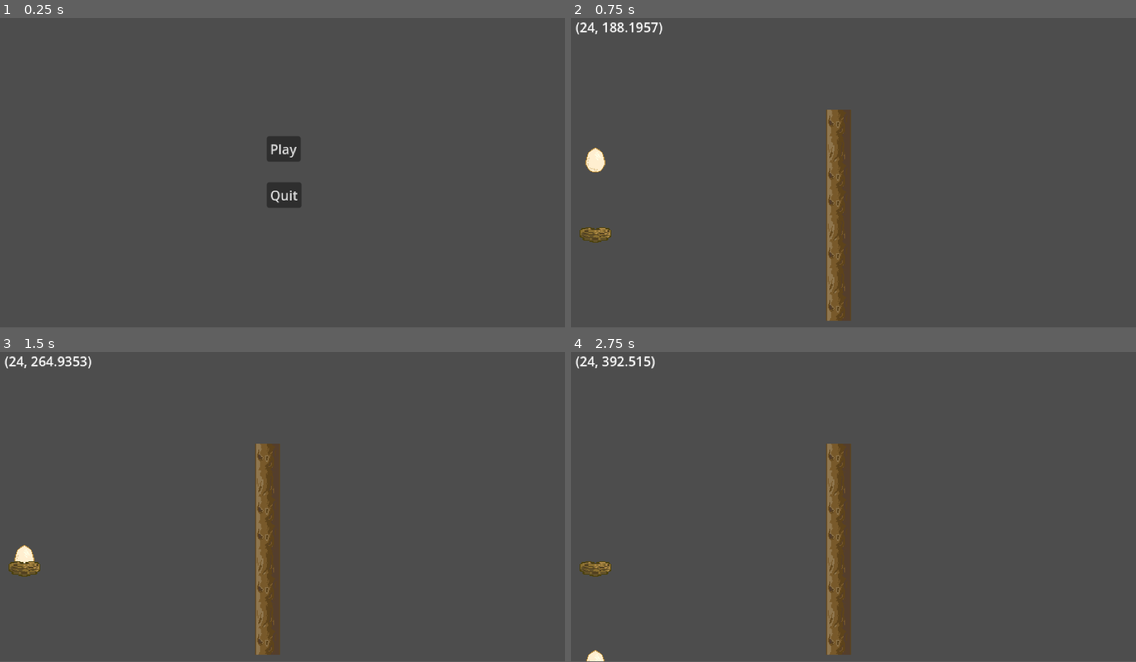
Above: before the commit, frames 1-4 (two rows, left to right).
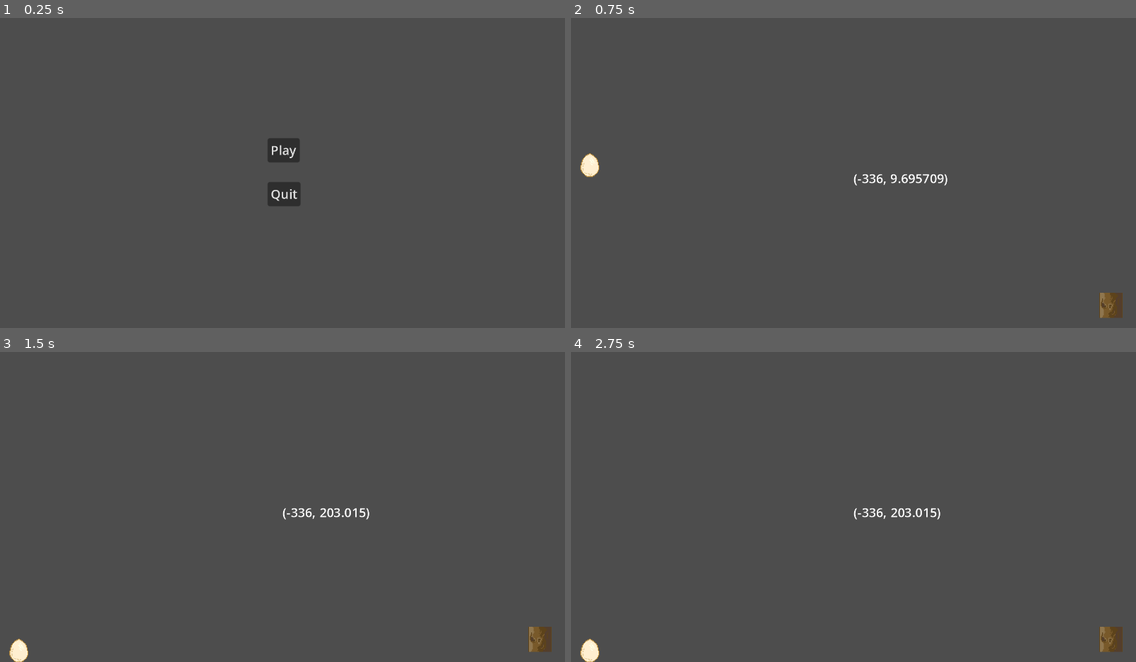
Above: after the commit, the same moments.

Repository: SuperGameBug/Hop_n_Zip
Game: Godot game, scene res://levels/lvl_main.tscn
Two runs of this game, one before a commit and one after it. Both use one fixed random seed, a clock stepped at 60 frames per second and the inputs below.
Inputs (mouse positions are in pixels of both pictures, inside the frame that each line leads up to):
- Up to frame 1 (0.25 s): no input
- Up to frame 2 (0.75 s): click "Play" at 0.5 s
- Up to frame 3 (1.5 s): move the mouse to (406, 488) at 1.27 s; click (406, 488) at 1.35 s
- Up to frame 4 (2.75 s): move the mouse to (740, 519) at 2.02 s; click (740, 519) at 2.1 s
The window is 800x449 before the commit and 800x450 after it. Grey fills any space a smaller window leaves; there, only what the larger window draws over its background counts as a difference.

The runs differ from the first frame. In frame 1, 0.2% of the frame differs, in the area x 47-54%, y 38-62%; in frame 2, 4.3%; in frame 3, 4.4%, in the area x 0-98%, y 1-100%; in frame 4, 4.2%.

Commit message:
Changed Resolution

Diff:
--- a/levels/lvl_main.tscn
+++ b/levels/lvl_main.tscn
@@ -3,26 +3,25 @@
 [ext_resource type="Script" path="res://systems/main.gd" id="1_j2os0"]
 
 [node name="Main" type="Node2D"]
+position = Vector2(360, 202.5)
 script = ExtResource("1_j2os0")
 
-[node name="btnPlay" type="Button" parent="."]
-offset_left = 664.0
-offset_top = 344.0
-offset_right = 705.0
-offset_bottom = 375.0
+[node name="Camera2D" type="Camera2D" parent="."]
+
+[node name="btnPlay" type="Button" parent="Camera2D"]
+offset_left = -19.0
+offset_top = -40.0
+offset_right = 22.0
+offset_bottom = -9.0
 text = "Play"
 
-[node name="btnQuit" type="Button" parent="."]
-offset_left = 664.0
-offset_top = 400.0
-offset_right = 706.0
-offset_bottom = 431.0
+[node name="btnQuit" type="Button" parent="Camera2D"]
+offset_left = -19.0
+offset_top = 16.0
+offset_right = 23.0
+offset_bottom = 47.0
 text = "Quit
 "
 
-[node name="Camera2D" type="Camera2D" parent="."]
-position = Vector2(683, 384)
-zoom = Vector2(2, 2)
-
-[connection signal="pressed" from="btnPlay" to="." method="_on_btn_play_pressed"]
-[connection signal="pressed" from="btnQuit" to="." method="_on_btn_quit_pressed"]
+[connection signal="pressed" from="Camera2D/btnPlay" to="." method="_on_btn_play_pressed"]
+[connection signal="pressed" from="Camera2D/btnQuit" to="." method="_on_btn_quit_pressed"]
--- a/levels/lvl_world.tscn
+++ b/levels/lvl_world.tscn
@@ -1,59 +1,33 @@
-[gd_scene load_steps=6 format=3 uid="uid://ctwooiu34p2cw"]
+[gd_scene load_steps=5 format=3 uid="uid://ctwooiu34p2cw"]
 
 [ext_resource type="PackedScene" uid="uid://meogtrv5jqk4" path="res://systems/Player/obj_Eggy_Player.tscn" id="1_ah15s"]
-[ext_resource type="PackedScene" uid="uid://8cxahcint400" path="res://systems/Interactions/obj_nest_Platform.tscn" id="2_7wjqv"]
 [ext_resource type="Script" path="res://levels/Label.gd" id="3_qjisq"]
 [ext_resource type="PackedScene" uid="uid://dscfi7ete226y" path="res://systems/World/TreeTrunk/obj_Tree_Trunk.tscn" id="4_p2ywg"]
 
 [sub_resource type="WorldBoundaryShape2D" id="WorldBoundaryShape2D_v7itk"]
 
 [node name="World" type="Node2D"]
+position = Vector2(360, 202.5)
 
 [node name="Camera2D" type="Camera2D" parent="."]
-position = Vector2(336, 184)
-zoom = Vector2(2, 2)
 
-[node name="StaticBody2D" type="StaticBody2D" parent="."]
-position = Vector2(24, 176)
+[node name="PlayGroup" type="CanvasGroup" parent="."]
 
-[node name="CollisionShape2D" type="CollisionShape2D" parent="StaticBody2D"]
-position = Vector2(0, 216)
+[node name="StaticBody2D" type="StaticBody2D" parent="PlayGroup"]
+position = Vector2(0, 202.5)
+
+[node name="CollisionShape2D" type="CollisionShape2D" parent="PlayGroup/StaticBody2D"]
 shape = SubResource("WorldBoundaryShape2D_v7itk")
 
-[node name="Eggy_Player" parent="." instance=ExtResource("1_ah15s")]
-position = Vector2(24, 176)
+[node name="Eggy_Player" parent="PlayGroup" instance=ExtResource("1_ah15s")]
+position = Vector2(-336, -2.5)
 
-[node name="Area2D" parent="." instance=ExtResource("2_7wjqv")]
-position = Vector2(24, 272)
-
-[node name="SceneRoot" type="Node2D" parent="."]
-
-[node name="Label" type="Label" parent="." node_paths=PackedStringArray("Player")]
+[node name="Label" type="Label" parent="PlayGroup" node_paths=PackedStringArray("Player")]
 offset_right = 40.0
 offset_bottom = 23.0
+horizontal_alignment = 3
 script = ExtResource("3_qjisq")
 Player = NodePath("../Eggy_Player")
 
-[node name="TreeTrunk" parent="." instance=ExtResource("4_p2ywg")]
-position = Vector2(318, 144)
-
-[node name="TreeTrunk2" parent="." instance=ExtResource("4_p2ywg")]
-position = Vector2(318, 176)
-
-[node name="TreeTrunk3" parent="." instance=ExtResource("4_p2ywg")]
-position = Vector2(318, 208)
-
-[node name="TreeTrunk4" parent="." instance=ExtResource("4_p2ywg")]
-position = Vector2(318, 240)
-
-[node name="TreeTrunk5" parent="." instance=ExtResource("4_p2ywg")]
-position = Vector2(318, 272)
-
-[node name="TreeTrunk6" parent="." instance=ExtResource("4_p2ywg")]
-position = Vector2(318, 304)
-
-[node name="TreeTrunk7" parent="." instance=ExtResource("4_p2ywg")]
-position = Vector2(318, 336)
-
-[node name="TreeTrunk8" parent="." instance=ExtResource("4_p2ywg")]
-position = Vector2(318, 368)
+[node name="TreeTrunk" parent="PlayGroup" instance=ExtResource("4_p2ywg")]
+position = Vector2(328, 189.5)
--- a/project.godot
+++ b/project.godot
@@ -22,8 +22,10 @@
 
 [display]
 
-window/size/viewport_width=1366
-window/size/viewport_height=768
+window/size/viewport_width=1440
+window/size/viewport_height=810
+window/stretch/scale=2.0
+window/stretch/scale_mode="integer"
 
 [input]
 
--- a/systems/Interactions/obj_nest_Platform.tscn
+++ b/systems/Interactions/obj_nest_Platform.tscn
@@ -6,7 +6,7 @@
 [sub_resource type="RectangleShape2D" id="RectangleShape2D_4ctiu"]
 size = Vector2(34, 8)
 
-[node name="Area2D" type="Area2D"]
+[node name="ObjectiveNest" type="Area2D"]
 script = ExtResource("1_dyd45")
 
 [node name="CollisionShape2D" type="CollisionShape2D" parent="."]
--- /dev/null
+++ b/systems/World/Spawners/WallSpawner/platform_spawner.gd
@@ -0,0 +1,12 @@
+extends Node2D
+
+var TrunkPlatform = preload("res://systems/World/TreeTrunk/obj_Tree_Trunk.tscn")
+
+# Called when the node enters the scene tree for the first time.
+func _ready():
+
+
+
+# Called every frame. 'delta' is the elapsed time since the previous frame.
+func _process(delta):
+	pass
--- /dev/null
+++ b/systems/World/Spawners/WallSpawner/platform_spawner.tscn
@@ -0,0 +1,6 @@
+[gd_scene load_steps=2 format=3 uid="uid://cquaejpxcqr4q"]
+
+[ext_resource type="Script" path="res://systems/World/Spawners/WallSpawner/platform_spawner.gd" id="1_ynjoj"]
+
+[node name="PlatformSpawner" type="Node2D"]
+script = ExtResource("1_ynjoj")
--- a/systems/World/TreeTrunk/obj_Tree_Trunk.tscn
+++ b/systems/World/TreeTrunk/obj_Tree_Trunk.tscn
@@ -1,8 +1,7 @@
-[gd_scene load_steps=5 format=3 uid="uid://dscfi7ete226y"]
+[gd_scene load_steps=4 format=3 uid="uid://dscfi7ete226y"]
 
 [ext_resource type="Script" path="res://systems/World/TreeTrunk/sct_Tree_Trunk.gd" id="1_d60ah"]
 [ext_resource type="Texture2D" uid="uid://cfun2bt4u1e7j" path="res://sprites/world/spr_wood.png" id="2_5h5cv"]
-[ext_resource type="Material" uid="uid://cb04qhndlkjrv" path="res://shaders/materials/obj_Tree_Trunk.tres" id="2_7syde"]
 
 [sub_resource type="RectangleShape2D" id="RectangleShape2D_41ra7"]
 size = Vector2(30, 32)
@@ -18,7 +17,6 @@
 
 [node name="TrunkSprite" type="Sprite2D" parent="."]
 texture_repeat = 2
-material = ExtResource("2_7syde")
-scale = Vector2(1, 0.5)
 texture = ExtResource("2_5h5cv")
-offset = Vector2(0, -32)
+offset = Vector2(0, -16)
+vframes = 2
--- a/systems/World/TreeTrunk/sct_Tree_Trunk.gd
+++ b/systems/World/TreeTrunk/sct_Tree_Trunk.gd
@@ -1,13 +1,12 @@
 extends Node2D
+
+class_name Tree_Trunk
 
 # Sprite variables
 var _trunkSprite : Sprite2D
-var _spriteMaterial : Material
 
 # Called when the node enters the scene tree for the first time.
 func _ready():
 	_trunkSprite = $TrunkSprite
-	_spriteMaterial = _trunkSprite.get_material()
-
-	_spriteMaterial.set_shader_parameter("_frame", randi_range(0,1))
-	_spriteMaterial.set_shader_parameter("_spriteLength", 2.)
+	_trunkSprite.frame = randi_range(0,1)
+	_trunkSprite.flip_v = randi_range(0,1)
